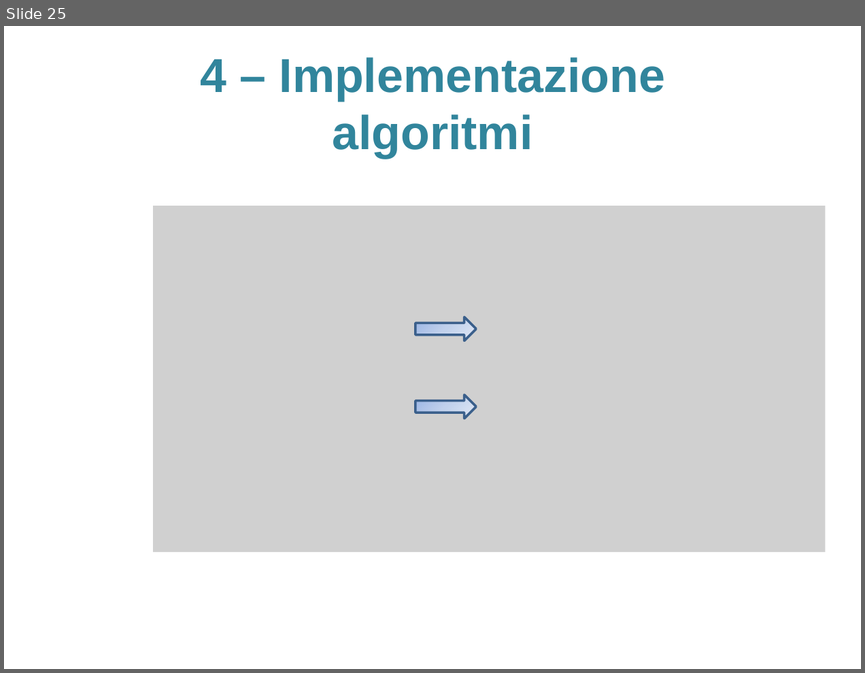
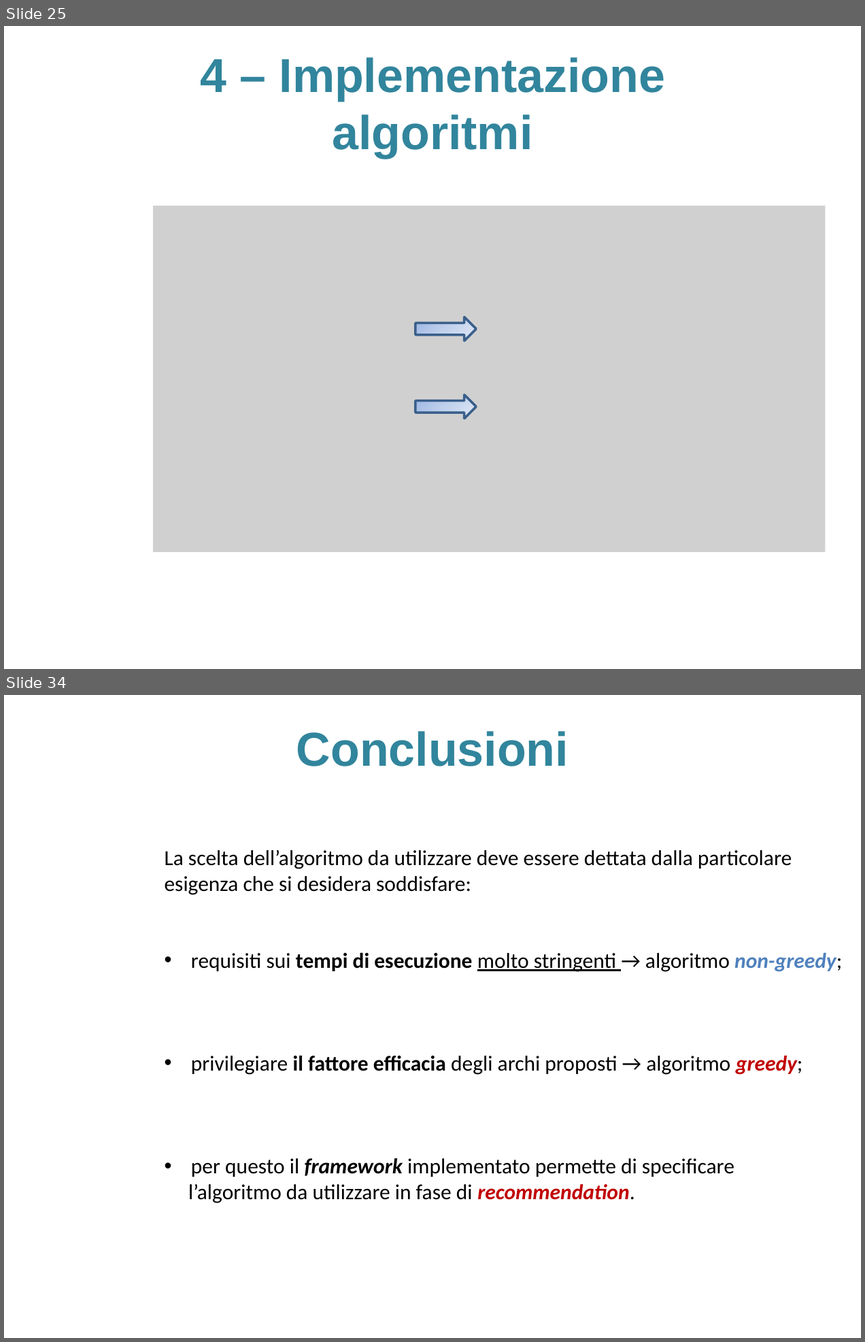
Before and after one commit to sidious1991/TesiLatex, a slide deck: PRESENTAZIONE_TESI/presentazione_agostini_stefano.pptx. Shown one above the other, each under a label of ours: slide 25 before the commit, slides 25 and 34 after it; the slides between them are not shown. The pictures are 865x673 and 865x1342 pixels, drawn with LibreOffice and Linux fonts; fonts in the diff are those of the drawing; grey boxes stand for pictures; background and template pictures are left out. Boxes give left, top, right and bottom in pixels: in the first picture for what was removed or moved away, otherwise in the second. Text is boxed around its words. In the diff, an @@ line names an element or a change of style, - is before the commit and + after.

```diff
--- a/PRESENTAZIONE_TESI/presentazione_agostini_stefano.pptx
+++ b/PRESENTAZIONE_TESI/presentazione_agostini_stefano.pptx
@@ slide 34 added at [4,695,861,1338], background picture (left out) @@
@@ title added at [296,731,568,766], 40 pt, text #31859C, bold @@
+Conclusioni
@@ text added at [164,850,842,1203], 18 pt, text #000000 @@
+La scelta dell’algoritmo da utilizzare deve essere dettata dalla particolare
+esigenza che si desidera soddisfare:
+• requisiti sui tempi di esecuzione molto stringenti → algoritmo non-greedy;
+• privilegiare il fattore efficacia degli archi proposti → algoritmo greedy;
+• per questo il framework implementato permette di specificare
+l’algoritmo da utilizzare in fase di recommendation.
```
Also in this commit, not shown: 1 slide changed, 7 other slides added, 4 other files.
